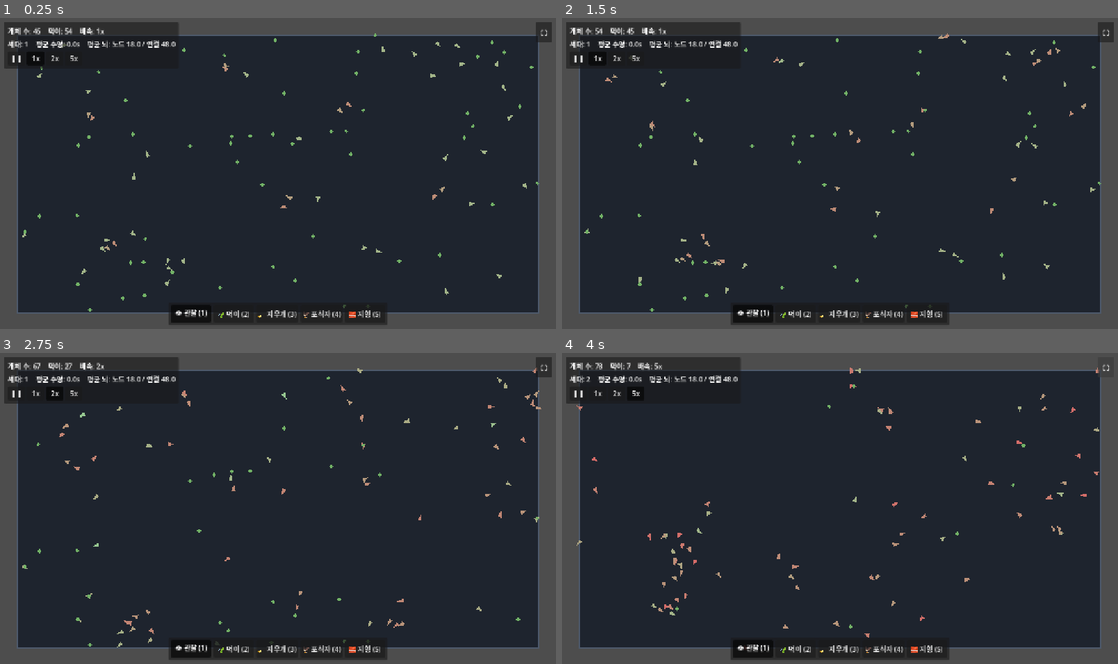
Above: before the commit, frames 1-4 (two rows, left to right).
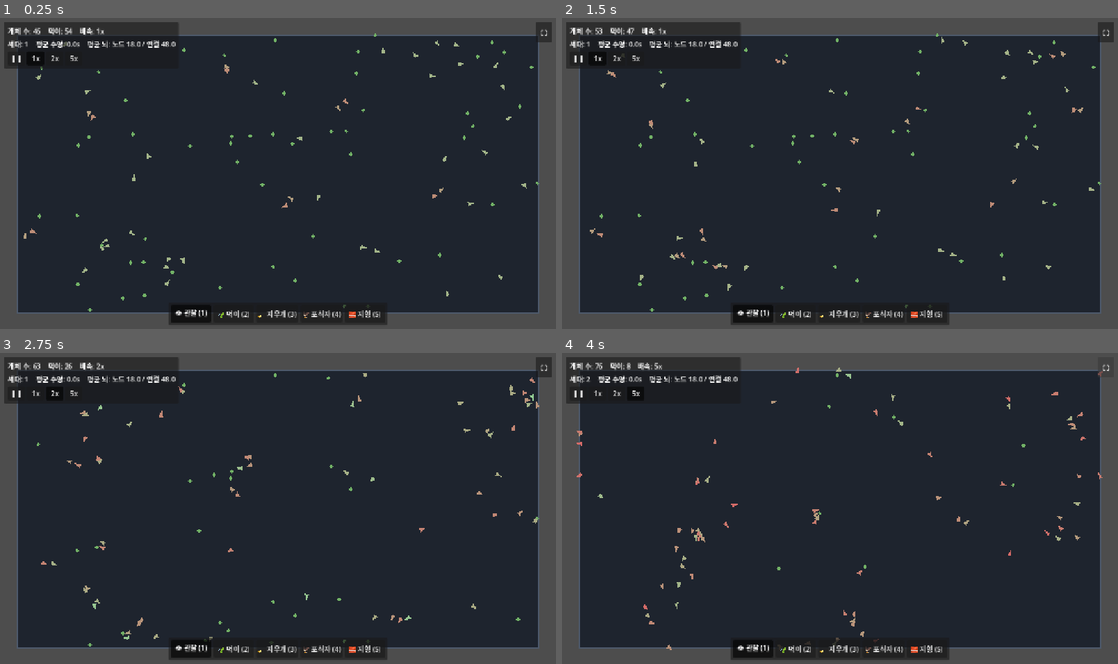
Above: after the commit, the same moments.

Repository: MoriochoRadio/mindlings
Game: Godot game, scene res://scenes/Main.tscn
Two runs of this game, one before a commit and one after it. Both use one fixed random seed, a clock stepped at 60 frames per second and the inputs below.
Inputs:
- Up to frame 1 (0.25 s): no input
- Up to frame 2 (1.5 s): click "❚❚" at 0.5 s; click "1x" at 1.25 s
- Up to frame 3 (2.75 s): click "2x" at 2 s
- Up to frame 4 (4 s): click "5x" at 2.75 s; click "⛶" at 3.5 s

The runs differ from the first frame. In frame 1, 0.3% of the frame differs, in the area x 4-95%, y 7-90%; in frame 2, 0.6%; in frame 3, 1.1%; in frame 4, 1.2%, in the area x 2-98%, y 3-96%.

Commit message:
fix: 먹이 앞에서 좌우로 떠는 현상 — 모터/지각 안정화
진단: 주원인은 '먹기'가 엣지 트리거였던 것. area_entered는 먹이와 겹치기 시작하는
한 프레임에만 발동하는데, 그 순간 먹기 출력(OUT_EAT)이 음수면 먹이를 못 먹고,
이미 겹쳐 있어 신호가 재발동하지 않아 개체가 먹이 위에 계속 앉는다. 먹이 위에선
먹이-방향 센서가 매 프레임 뒤집혀 좌우 떪이 된다. (행동 진화는 정상, 제어/지각 문제.)

수정(스크립트로 행동을 박지 않고 모터/지각만 안정화 — 진화한 행동은 유지):
- (원인1) 지속 섭취: 매 틱 get_overlapping_areas로 겹친 먹이를 먹는다(_try_eat).
  엣지 트리거 함정 제거. 먹기 출력 게이트는 유지(먹기 시도 매핑 보존).
- (원인2) 오버슈트 진동: 이동 출력 저역통과 스무딩(_drive lerp) + 먹이 도착 감속
  (arrival_damping) → 지나쳤다 되돌아오며 떠는 것 방지. 회전은 스무딩된 출력을 따라 자연 제한.
- (원인3) 타깃 깜빡임: 먹이 타깃 히스테리시스 — 현재 먹이를 고수하고 새 후보가 확실히
  더 가까울 때만 교체(_TARGET_SWITCH_RATIO2). 등거리/occlusion으로 목표가 매 프레임 바뀌어 떠는 것 방지.
- 튜닝값 @export: move_smoothing_rate, arrival_damping.

Co-Authored-By: Claude Opus 4.8 (1M context) <noreply@anthropic.com>

Diff:
--- a/scripts/Creature.gd
+++ b/scripts/Creature.gd
@@ -28,6 +28,15 @@
 ## 더듬이 좌/우 벌어짐 각도(라디안). 전방 기준 ±이 각도.
 @export var whisker_spread: float = 0.7
 
+@export_group("모터 안정화")
+## 이동 출력 스무딩 속도(높을수록 즉답, 낮을수록 부드럽게). 먹이 앞 좌우 떪 방지.
+@export var move_smoothing_rate: float = 16.0
+## 먹이에 거의 도착하면 속도를 줄여 정착(오버슈트 진동 방지). 0=감속 없음, 1=강하게.
+@export_range(0.0, 1.0) var arrival_damping: float = 0.7
+
+# 타깃 히스테리시스: 현재 먹이를 고수하고, 새 먹이가 이만큼 더 가까울 때만 교체(깜빡임 방지).
+const _TARGET_SWITCH_RATIO2: float = 0.7  # 거리² 비교(≈ 16% 이상 가까워야 교체)
+
 var energy: float = 0.0
 var age: float = 0.0
 var generation: int = 0
@@ -36,6 +45,8 @@
 var _brain: MindNet = null
 var _heading: float = 0.0
 var _want_eat: bool = true
+var _drive: Vector2 = Vector2.ZERO     # 스무딩된 이동 출력(프레임 간 급변 완화)
+var _food_target: Node2D = null        # 현재 노리는 먹이(히스테리시스용)
 var _bounds: Rect2 = Rect2()
 var _world: World = null
 
@@ -58,7 +69,6 @@
 	energy = start_energy
 	_heading = randf() * TAU
 	rotation = _heading
-	area_entered.connect(_on_area_entered)
 	_update_color()
 
 func get_brain() -> MindNet:
@@ -93,12 +103,23 @@
 	_last_out = out
 
 	_want_eat = out[BrainBuilder.OUT_EAT] > 0.0
-
-	var drive := Vector2(out[BrainBuilder.OUT_MOVE_X], out[BrainBuilder.OUT_MOVE_Y]).limit_length(1.0)
-	if drive.length() > 0.01:
-		_heading = drive.angle()
+	_try_eat()  # 겹친 먹이를 매 틱 확인해 먹는다(엣지 트리거 함정 방지 — 먹이 앞 떪의 주원인)
+
+	# 모터 안정화: 신경망의 이동 출력을 저역통과로 부드럽게 → 프레임 간 부호 반전(떪) 완화.
+	# 진화한 '방향 결정'은 그대로 두고, 그 출력을 매끄럽게 따라가게만 한다.
+	var drive_raw := Vector2(out[BrainBuilder.OUT_MOVE_X], out[BrainBuilder.OUT_MOVE_Y]).limit_length(1.0)
+	_drive = _drive.lerp(drive_raw, clampf(move_smoothing_rate * delta, 0.0, 1.0))
+	if _drive.length() > 0.01:
+		_heading = _drive.angle()
 		rotation = _heading
-	var desired: Vector2 = position + drive * move_speed * delta
+
+	# 도착 감속: 먹이에 거의 닿으면 속도를 줄여 정착(오버슈트로 지나쳤다 되돌아오는 진동 방지).
+	var food_near: float = _last_sense[BrainBuilder.IN_FOOD_NEAR]
+	var speed: float = move_speed
+	if food_near > 0.85:
+		speed *= lerpf(1.0, 1.0 - arrival_damping, clampf((food_near - 0.85) / 0.15, 0.0, 1.0))
+
+	var desired: Vector2 = position + _drive * speed * delta
 	if _world != null:
 		desired = _world.resolve_move(position, desired)  # 벽을 통과 못 하고 따라 미끄러진다
 	position = desired.clamp(_bounds.position, _bounds.end)
@@ -124,6 +145,17 @@
 			if d2 < best_d2 and not (walls and _world.is_blocked_between(position, f.position)):
 				best_d2 = d2
 				nearest_food = f
+	# 타깃 히스테리시스: 현재 노리던 먹이가 아직 유효하면 고수하고,
+	# 새 후보가 '확실히 더 가까울' 때만 교체한다 → 등거리 먹이로 목표가 깜빡여 떠는 것 방지.
+	if _food_target != null and is_instance_valid(_food_target) and _food_target.get_parent() != null:
+		var td2: float = position.distance_squared_to(_food_target.position)
+		var target_visible: bool = td2 < sense_radius * sense_radius \
+			and not (walls and _world.is_blocked_between(position, _food_target.position))
+		if target_visible and (nearest_food == null or best_d2 >= td2 * _TARGET_SWITCH_RATIO2):
+			nearest_food = _food_target
+			best_d2 = td2
+	_food_target = nearest_food
+
 	if nearest_food != null:
 		var to_f: Vector2 = nearest_food.position - position
 		var dist: float = to_f.length()
@@ -189,11 +221,17 @@
 		pred_dir.x, pred_dir.y, pred_near,
 		wall_l, wall_c, wall_r]
 
-func _on_area_entered(area: Area2D) -> void:
-	# 신경망의 "먹기" 출력이 양수일 때만 실제로 먹는다(먹기 시도 매핑).
-	if _want_eat and area is Food:
-		energy = minf(energy + (area as Food).consume(), max_energy)
-		_update_color()
+## 매 틱 호출: 지금 겹쳐 있는 먹이를 먹는다(겹침을 '상태'로 보고 지속 확인).
+## 신경망의 "먹기" 출력이 양수일 때만 실제로 먹는다(먹기 시도 매핑은 유지).
+## 엣지 트리거(area_entered)와 달리, 도착했는데 그 한 프레임에 먹기 출력이 음수여도
+## 다음 틱에 안정적으로 먹어 '먹이 앞에 앉아 떠는' 현상을 없앤다.
+func _try_eat() -> void:
+	if not _want_eat:
+		return
+	for area in get_overlapping_areas():
+		if area is Food:
+			energy = minf(energy + (area as Food).consume(), max_energy)
+	_update_color()
 
 ## 에너지에 따라 몸 색을 빨강(굶주림)→초록(포만)으로(가독성 기둥 ②의 씨앗).
 func _update_color() -> void:
